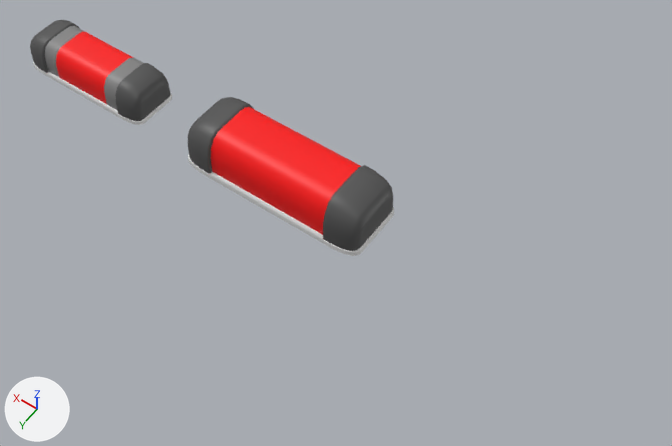
An edit to the Blender file Assets/Art/Meshes/Notes.blend, drawn before and after from the same camera.
Rendered twice from a 50 mm camera at (-6.05, 7.21, 11.04) aimed at (-1.02, 0.18, -0.01). Every picture has the same lights, and +X, +Y and +Z are marked at lower left. Mesh edges are drawn as thin lines on the coarser meshes.

Names of what the first picture shows: 'HOPO', 'Normal'.
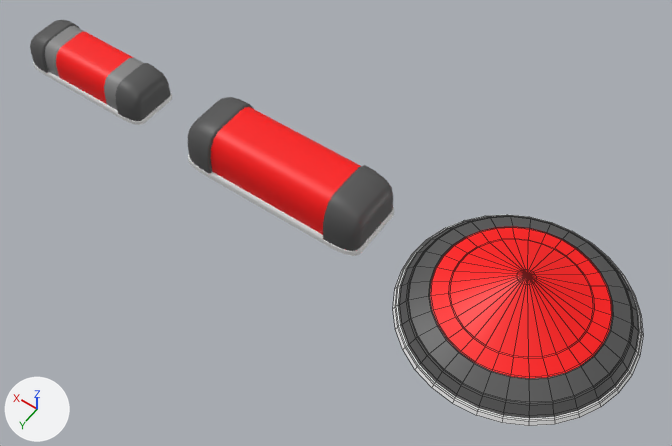
Changed parts and their boxes [x1, y1, x2, y2] in the pictures (672 x 446 px):
'Cymbal', added: after [393, 214, 643, 426]
    faces in mat_fret_middle (red #ff0000): [430, 227, 612, 379]
    faces in mat_fret_sides (dark grey #535353): [398, 215, 639, 418]
    faces in mat_fret_bottom (white #e7e7e7): [393, 214, 643, 426]

Edits to the bpy script that builds the scene:
```text
Add me_cone:
    me_cone.from_pydata(...)  # 449 vertices, 448 faces; spans x -1.73..1.73, y -1.73..1.73, z 0.0..0.92
    me_cone.polygons.foreach_set('use_smooth', [True] * 448)
    # faces by material slot: [192, 160, 96]
    me_cone.materials.append(mat_fret_sides)  # dark grey #535353
    me_cone.materials.append(mat_fret_middle)  # red #ff0000
    me_cone.materials.append(mat_fret_bottom)  # white #e7e7e7
Add ob_cymbal:
    ob_cymbal = bpy.data.objects.new('Cymbal', me_cone)
    ob_cymbal.location = (-4.0, 0.0, 0.0)
```
